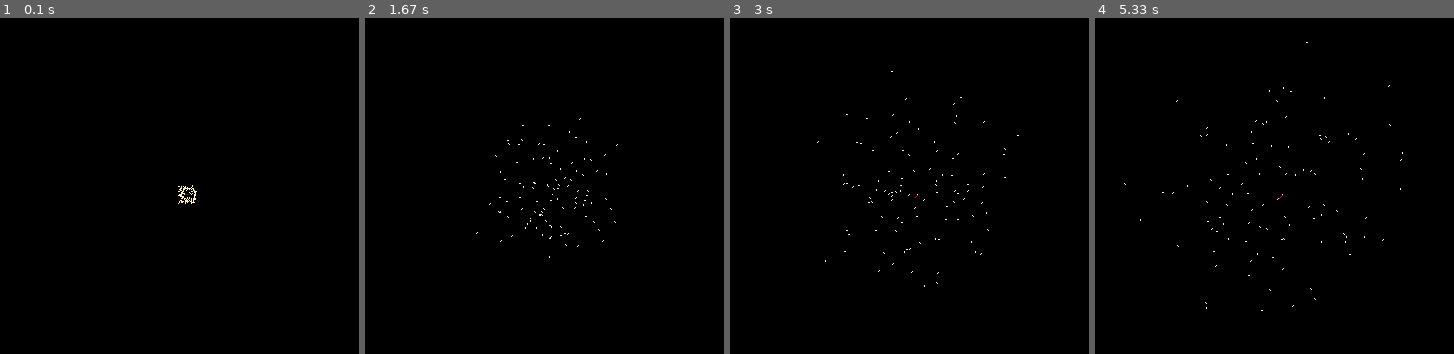
Above: before the commit, frames 1-4 (left to right).
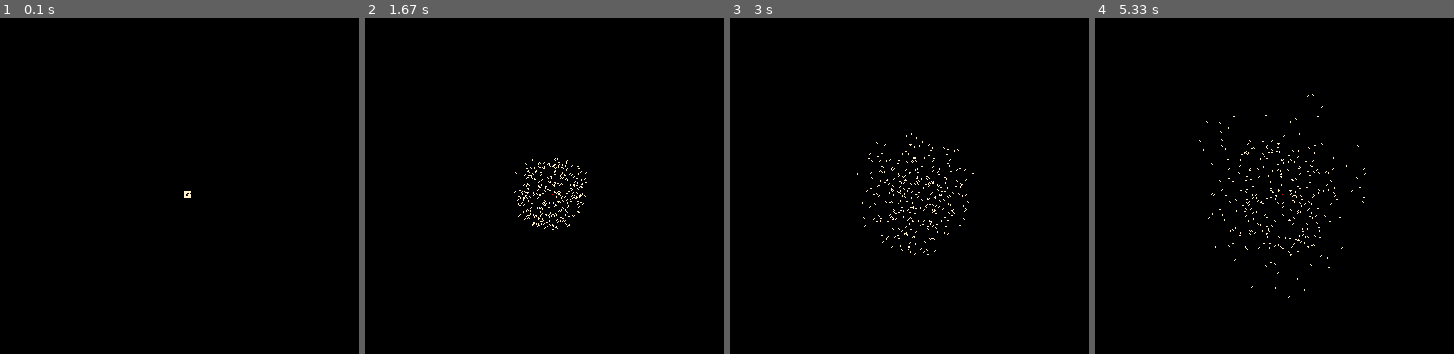
Above: after the commit, the same moments.

Repository: buxx/simtermites
Game: pygame game, started from main.py
Same seed, same stepped clock (60 frames per second), same inputs: the game is played once before the commit and once after it. The source is Python 2; it was converted automatically to run under Python 3.
Inputs:
- Up to frame 1 (0.1 s): no input
- Up to frame 2 (1.67 s): no input
- Up to frame 3 (3 s): no input
- Up to frame 4 (5.33 s): no input

The runs differ from the first frame. In frame 1, 0.1% of the frame differs, in the area x 49-55%, y 49-56%; in frame 2, 0.6%; in frame 3, 0.6%; in frame 4, 0.7%, in the area x 8-86%, y 7-88%.

Commit message:
Moficiation du stockage des positions des ObjectsAlive de façon a optimiser le calcul de contacts entre objets.

Diff:
--- a/config/Configuration.py
+++ b/config/Configuration.py
@@ -2,9 +2,11 @@
 
   CONF_WINDOWS_NAME = 'Termites Simulator'
   CONF_SCREEN_WIDTH = 640
+  CONF_SCREEN_WIDTH_MIDDLE = 320
   CONF_SCREEN_HEIGHT = 480
-  CONF_TERMITES_COUNT = 100
-  CONF_CLOCK_TICK = None
+  CONF_SCREEN_HEIGHT_MIDDLE = 240
+  CONF_TERMITES_COUNT = 300
+  CONF_CLOCK_TICK = 25 # None is allowed
 
   """
     Deplacement des termites:
--- a/lib/actions/Lay.py
+++ b/lib/actions/Lay.py
@@ -8,5 +8,5 @@
     self.brain = brain
     self.egg  = Larva()
 
-  def do(self, simulation):
-    simulation.placer.place(self.brain.host.getLayPosition(), self.egg)
+  def do(self, termite_simulation):
+    termite_simulation.addNewObjectToSimulation(self.brain.host.getLayPosition(), self.egg)
--- a/lib/actions/Move/Move.py
+++ b/lib/actions/Move/Move.py
@@ -12,8 +12,8 @@
     self.brain = brain
     self.determineDirection()
 
-  def do(self, simulation):
-    simulation.mover.move(self.brain.host, self)
+  def do(self, termite_simulation):
+    termite_simulation.simulation.mover.move(self.brain.host, self)
 
   def determineDirection(self):
 
--- a/lib/actions/Put.py
+++ b/lib/actions/Put.py
@@ -7,7 +7,7 @@
     self.host = host
     self.good = good
 
-  def do(self, simulation):
+  def do(self, termite_simulation):
     self.good.setCarriedByNone(self.host)
     self.host.object_carried = None
-    simulation.core.pygame.colorizer.colorizePixel(self.good.position, self.good.color)
+    termite_simulation.simulation.core.pygame.colorizer.colorizePixel(self.good.position, self.good.color)
--- a/lib/actions/Take.py
+++ b/lib/actions/Take.py
@@ -7,8 +7,8 @@
     self.host = host
     self.good = good
 
-  def do(self, simulation):
+  def do(self, termite_simulation):
     self.host.object_carried = self.good
     self.good.setCarriedBy(self.host)
     # TODO: La couleur ici c'est pas classe
-    simulation.core.pygame.colorizer.colorizePixel(self.good.position, (0, 0, 0))
+    termite_simulation.simulation.core.pygame.colorizer.colorizePixel(self.good.position, (0, 0, 0))
--- a/lib/actions/Wait.py
+++ b/lib/actions/Wait.py
@@ -6,5 +6,5 @@
   def __init__(self, brain):
     self.brain = brain
 
-  def do(self, simulation):
-    simulation.mover.move(self.brain.host, self)
+  def do(self, termite_simulation):
+    termite_simulation.simulation.mover.move(self.brain.host, self)
--- a/lib/brain/bug/termite/Worker.py
+++ b/lib/brain/bug/termite/Worker.py
@@ -12,6 +12,7 @@
     # TODO: il faudra passer un tableau de types d'objet
     # pour ne faire cette demande qu'une seule fois
     larva_near = simulation.findObjectNearPosition('Larva', self.host.getPosition(), 1, False)
+    #larva_near = None
     if larva_near != None:
 
       if self.host.object_carried == None:
--- a/lib/ground/connector/Mover.py
+++ b/lib/ground/connector/Mover.py
@@ -49,6 +49,6 @@
       y = y-1
 
     if x < 0 or y < 0 or x > Configuration.CONF_SCREEN_WIDTH or y > Configuration.CONF_SCREEN_HEIGHT:
-      return (320, 240)
+      return (Configuration.CONF_SCREEN_WIDTH_MIDDLE, Configuration.CONF_SCREEN_HEIGHT_MIDDLE)
     else:
       return (int(x), int(y))
--- a/lib/simulation/SimulationManager.py
+++ b/lib/simulation/SimulationManager.py
@@ -4,7 +4,7 @@
 from lib.ground.connector.Placer import Placer
 from lib.entity.bug.termite.Worker import Worker as TermiteWorker
 from lib.entity.bug.termite.Queen import Queen as TermiteQueen
-from lib.tool.Position import positions_near
+from lib.tool.Position import get_near_coordonates_for_position
 
 class SimulationManager(object):
 
@@ -12,7 +12,9 @@
   termites_simulator = None
   mover = None
   placer = None
-  objects_positions_index = []
+
+  objects_positions_grid = {}
+  objects_positions_grid_previous_cycle = {}
 
   def __init__(self, Core):
     self.core = Core
@@ -24,33 +26,42 @@
     self.termites_simulator = TermitesSimulator(self, [])
     termites_count = 1
     while termites_count <= Configuration.CONF_TERMITES_COUNT:
-      self.placer.place((320, 240), TermiteWorker())
+      self.placer.place((Configuration.CONF_SCREEN_WIDTH_MIDDLE, Configuration.CONF_SCREEN_HEIGHT_MIDDLE), TermiteWorker())
       termites_count = termites_count+1
-    self.placer.place((320, 240), TermiteQueen())
+    self.placer.place((Configuration.CONF_SCREEN_WIDTH_MIDDLE, Configuration.CONF_SCREEN_HEIGHT_MIDDLE), TermiteQueen())
 
   def runCycle(self):
+    # On clean les coordonees
+    self.objects_positions_grid_previous_cycle = self.objects_positions_grid
+    self.objects_positions_grid = {}
+
     self.termites_simulator.runActions()
     self.core.updateDisplay()
-    self.updateObjectsPositionsIndex()
     if (Configuration.CONF_CLOCK_TICK):
       self.core.pygame.clock.tick(Configuration.CONF_CLOCK_TICK)
 
-  def updateObjectsPositionsIndex(self):
-    self.objects_positions_index = []
-    for object in self.termites_simulator.termites:
-      if object.carried_by == None:
-        record = (object.position, object)
-        self.objects_positions_index.append(record)
+  def addObjectPositionInGrid(self, object):
 
-  # Mangeur de ressource ?
+    if object.carried_by == None:
+      position_key = str(object.getPosition()[0])+'.'+str(object.getPosition()[1])
+      if position_key in self.objects_positions_grid:
+        self.objects_positions_grid[position_key].append(object)
+      else:
+        self.objects_positions_grid[position_key] = [object]
+
+
+  def addNewObjectToSimulation(self, position, object):
+    self.placer.place(position, object)
+
   def findObjectNearPosition(self, object_class, position_ref, distance, allow_same_position):
-    # todo: optimisation : objects_positions_index avec tableaux possedant que certains types d'objets
-    # pour parcourir moins d'elements
-    for position in self.objects_positions_index:
-      if position[1].__class__.__name__ == object_class:
-        if positions_near(position_ref, position[0], distance, allow_same_position):
-          return position[1]
-    return None
+    possibles_coordonates = get_near_coordonates_for_position(position_ref, distance, allow_same_position)
+
+    for coordonate in possibles_coordonates:
+      coordonate_key = str(coordonate[0])+'.'+str(coordonate[1])
+      if coordonate_key in self.objects_positions_grid_previous_cycle:
+        for object in self.objects_positions_grid_previous_cycle[coordonate_key]:
+          if object.__class__.__name__ == object_class:
+            return object
 
   def getObjects(self):
     # TODO: Il y a peut-etre confusion: on met actuellement les
--- a/lib/simulation/TermitesSimulator.py
+++ b/lib/simulation/TermitesSimulator.py
@@ -10,4 +10,9 @@
   def runActions(self):
     for termite in self.termites:
       termite.think(self.simulation)
-      termite.doAction(self.simulation)
+      termite.doAction(self)
+      self.simulation.addObjectPositionInGrid(termite)
+
+  def addNewObjectToSimulation(self, position, object):
+    self.termites.append(object)
+    self.simulation.addNewObjectToSimulation(position, object)
--- a/lib/tool/Position.py
+++ b/lib/tool/Position.py
@@ -19,3 +19,47 @@
   position_to_compare_y == position_y+distance):
     return True
   return False
+
+def get_near_coordonates_for_position(position_ref, distance, allow_same_position = False):
+
+  for distance_i in range(1,distance+1):
+    coordonates = \
+    [
+      [
+        position_ref[0]-distance_i,
+        position_ref[1]-distance_i
+      ],
+      [
+        position_ref[0],
+        position_ref[1]-distance_i
+      ],
+      [
+        position_ref[0]+distance_i,
+        position_ref[1]-distance_i
+      ],
+      [
+        position_ref[0]+distance_i,
+        position_ref[1]
+      ],
+      [
+        position_ref[0]+distance_i,
+        position_ref[1]+distance_i
+      ],
+      [
+        position_ref[0],
+        position_ref[1]+distance_i
+      ],
+      [
+        position_ref[0]-distance_i,
+        position_ref[1]+distance_i
+      ],
+      [
+        position_ref[0]-distance_i,
+        position_ref[1]
+      ],
+    ]
+
+  if allow_same_position:
+    coordonates.append(position_ref)
+
+  return coordonates
